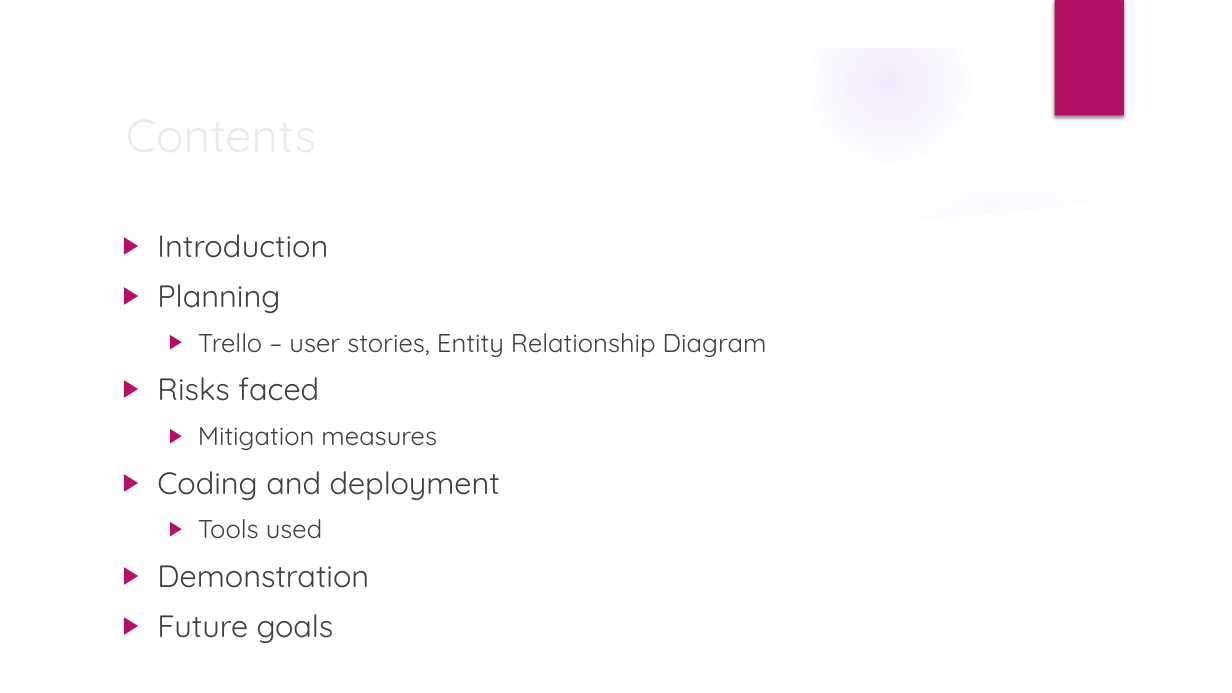
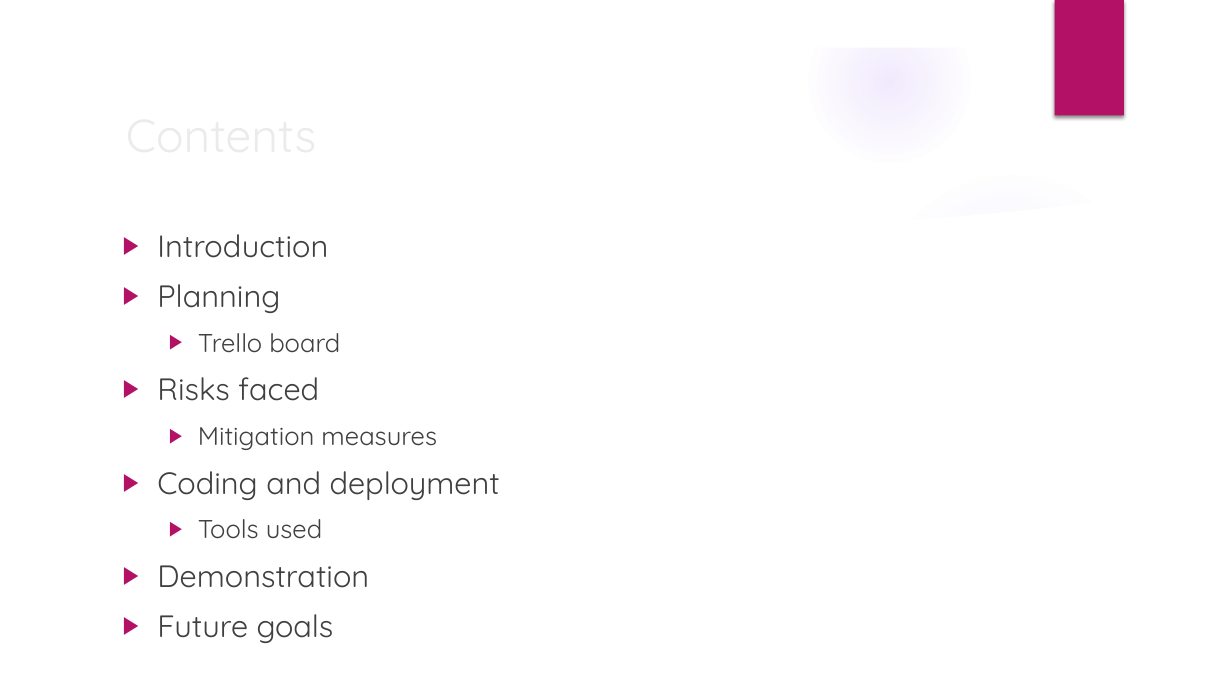
Before and after one commit to devops-cohort/vieran, a slide deck: slide 2 of Documentation/Fantasy_Football_Presentation.pptx. Drawn at 1232x693 pixels with LibreOffice and Linux fonts; fonts in the diff are those of the drawing; background and template pictures are left out. Boxes give left, top, right and bottom in pixels: in the first picture for what was removed or moved away, otherwise in the second. Text is boxed around its words. In the diff, an @@ line names an element or a change of style, - is before the commit and + after.

```diff
--- a/Documentation/Fantasy_Football_Presentation.pptx
+++ b/Documentation/Fantasy_Football_Presentation.pptx
@@ text at (198, 333, 340, 353): text changed @@
-  ▶ Trello – user stories, Entity Relationship Diagram
+  ▶ Trello board
```
Also in this commit, not shown: 1 other slide changed, 2 slides removed.
